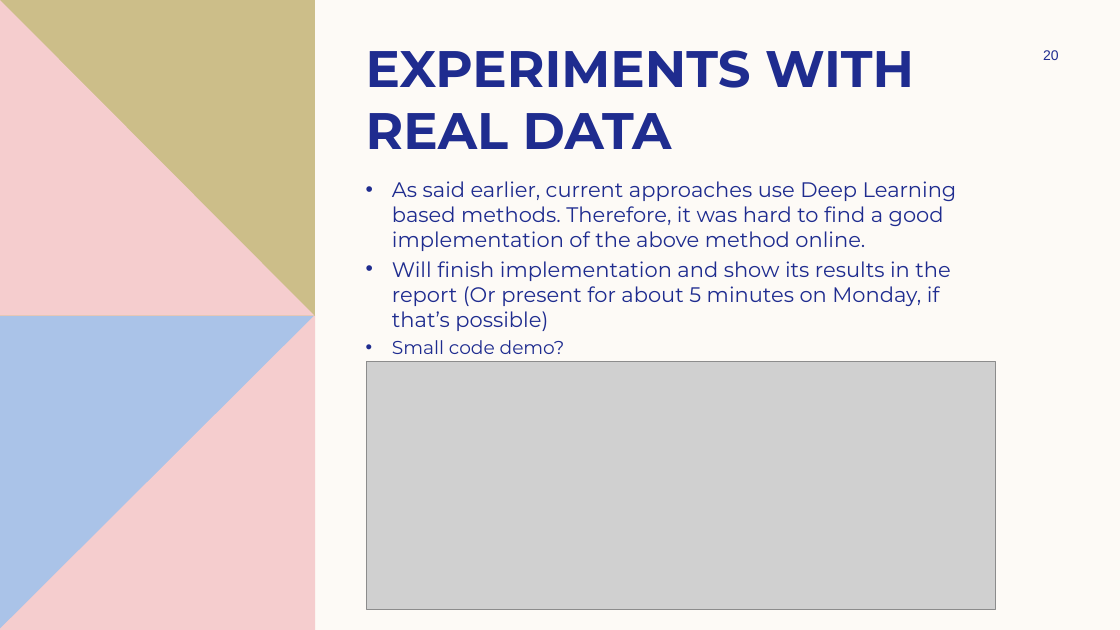
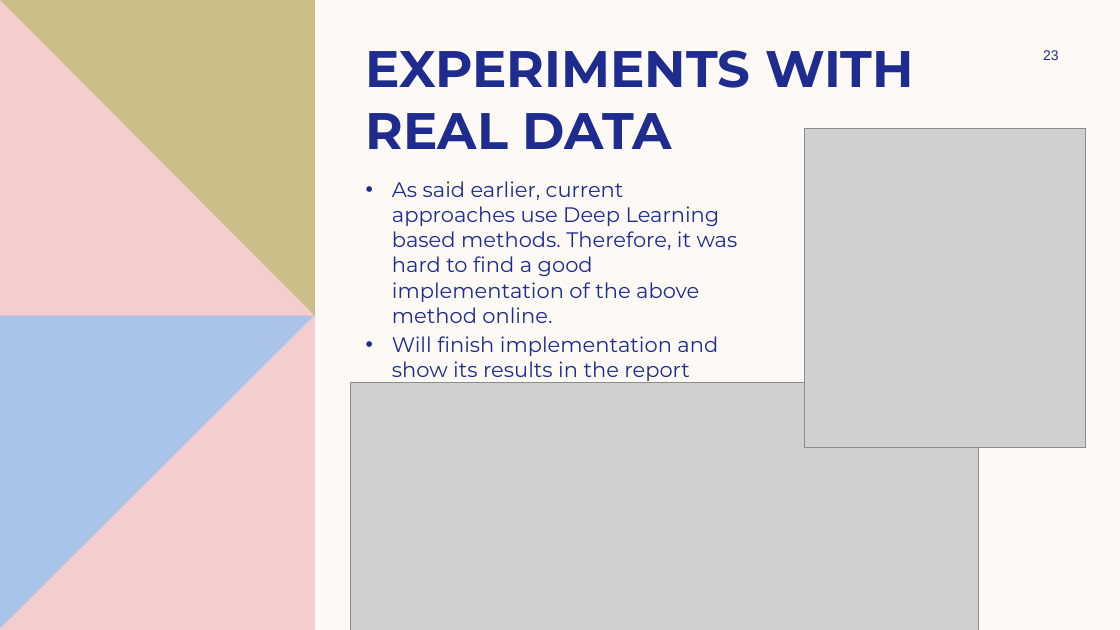
Before and after one commit to Sudhanshu-Sb2002/SCFGs-RNA-structure, a slide deck: slide 23 of RNA Secondary structure prediction using Stochastic context free.pptx (slide 20 before the commit). Drawn at 1120x630 pixels with LibreOffice and Linux fonts; fonts in the diff are those of the drawing; grey boxes stand for pictures. Boxes give left, top, right and bottom in pixels: in the first picture for what was removed or moved away, otherwise in the second. Text is boxed around its words. In the diff, an @@ line names an element or a change of style, - is before the commit and + after.

```diff
--- a/RNA Secondary structure prediction using Stochastic context free.pptx
+++ b/RNA Secondary structure prediction using Stochastic context free.pptx
@@ page number at (x1=1043, y1=50, x2=1059, y2=60): text changed @@
-20
+23
@@ picture added at (x1=805, y1=128, x2=1086, y2=447) @@
@@ text at (x1=392, y1=336, x2=718, y2=384): text changed @@
-• Will finish implementation and show its results in the report (Or present for about 5 minutes on Monday, if that’s possible)
-• Small code demo?
+• Will finish implementation and show its results in the report
@@ picture moved from (x1=367, y1=361, x2=996, y2=609) to (x1=350, y1=383, x2=979, y2=630) @@
```
Also in this commit, not shown: 3 other slides changed, 3 slides added, 6 other files.
